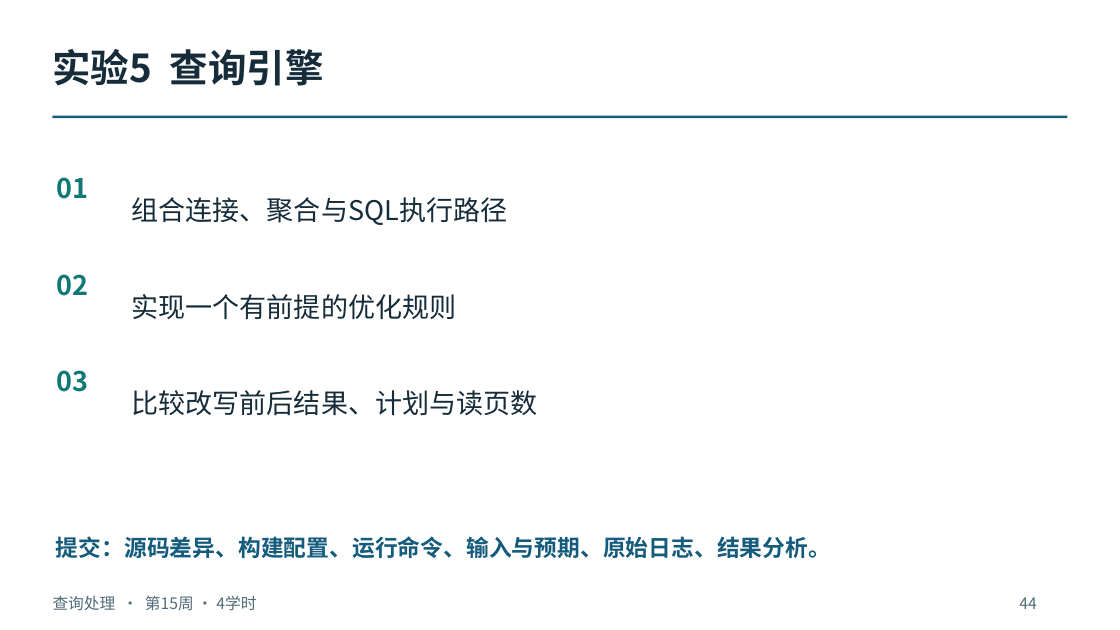
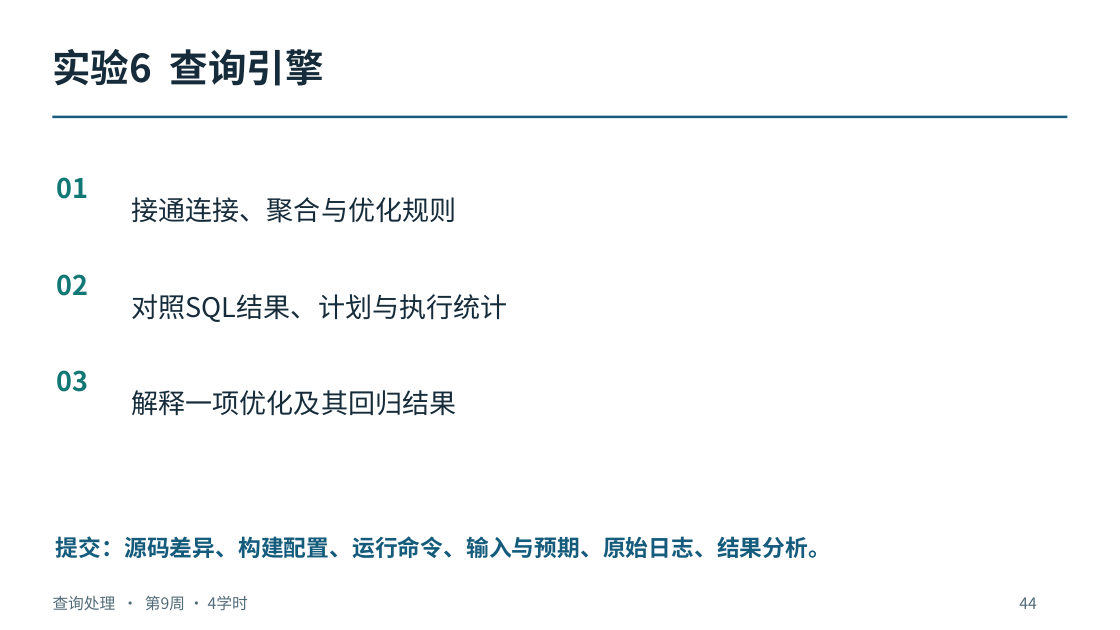
Before and after one commit to intellistream/database-kernel-course-student, a slide deck: slide 44 of 01_课件（第6版）/03_查询处理.pptx. Drawn at 1120x630 pixels with LibreOffice and Linux fonts; fonts in the diff are those of the drawing. Boxes give left, top, right and bottom in pixels: in the first picture for what was removed or moved away, otherwise in the second. Text is boxed around its words. In the diff, an @@ line names an element or a change of style, - is before the commit and + after.

```diff
--- a/01_课件（第6版）/03_查询处理.pptx
+++ b/01_课件（第6版）/03_查询处理.pptx
@@ text at (52, 49, 324, 86): text changed @@
-实验5 查询引擎
+实验6 查询引擎
@@ text at (131, 197, 456, 223): text changed @@
-组合连接、聚合与SQL执行路径
+接通连接、聚合与优化规则
@@ text at (131, 294, 507, 322): text changed @@
-实现一个有前提的优化规则
+对照SQL结果、计划与执行统计
@@ text at (131, 390, 456, 416): text changed @@
-比较改写前后结果、计划与读页数
+解释一项优化及其回归结果
@@ text at (53, 596, 248, 611): text changed @@
-查询处理 · 第15周 · 4学时
+查询处理 · 第9周 · 4学时
```
Also in this commit, not shown: 1 other slide changed, 14 other files.
